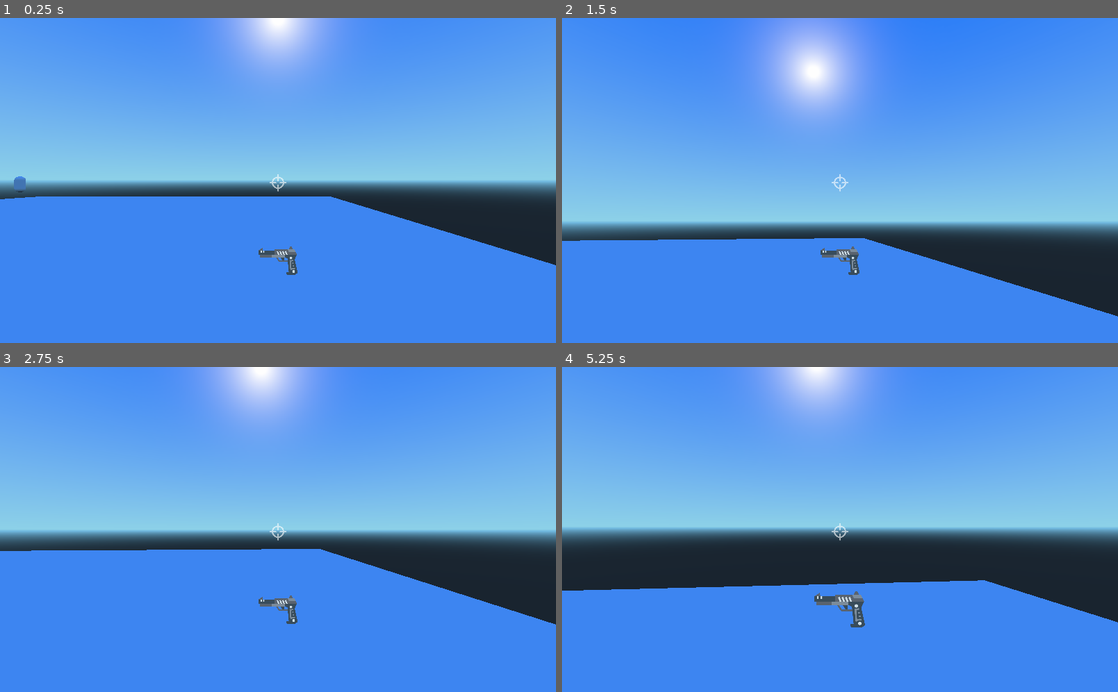
Above: before the commit, frames 1-4 (two rows, left to right).
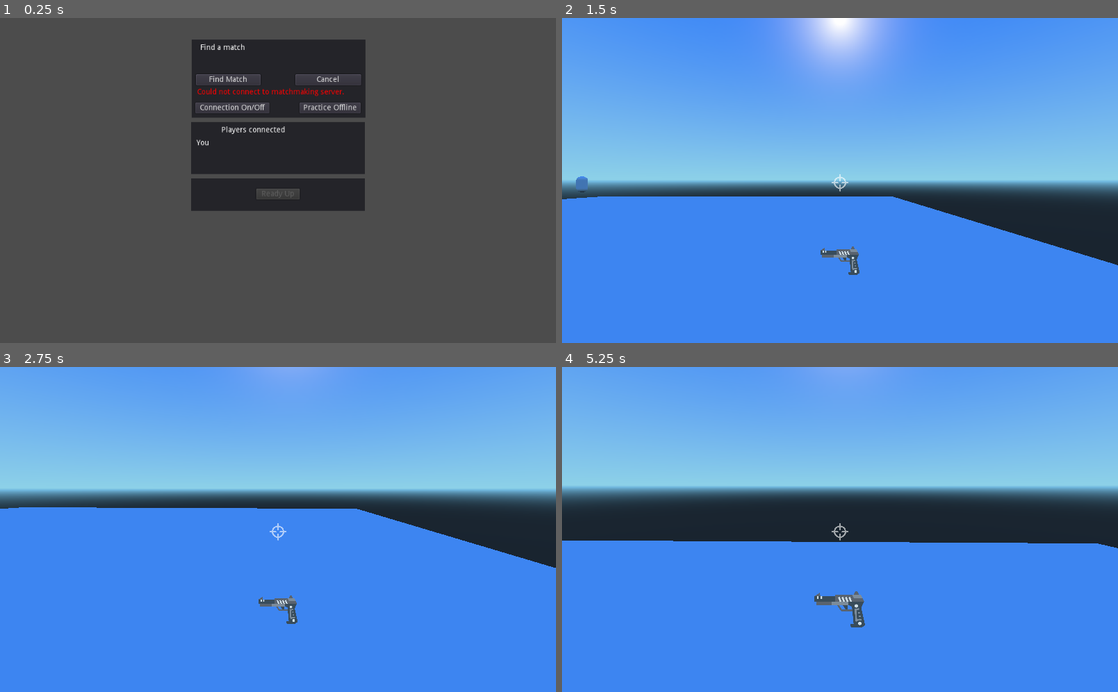
Above: after the commit, the same moments.

Repository: justinwash/duel-fps
Game: Godot game, scene res://game/game.tscn
Same seed, same stepped clock (60 frames per second), same inputs: the game is played once before the commit and once after it.
Inputs (mouse positions are in pixels of both pictures, inside the frame that each line leads up to):
- Up to frame 1 (0.25 s): no input
- Up to frame 2 (1.5 s): click (789, 79) at 0.5 s, where only the run after the commit has a clickable "Find Match"; click (890, 109) at 1.25 s, where only the run after the commit has a clickable "Practice Offline"
- Up to frame 3 (2.75 s): tap Enter at 2 s; move the mouse to (305, 529) at 2.02 s; hold W (move_forwards) from 2.03 s (still down); click (305, 529) at 2.1 s
- Up to frame 4 (5.25 s): keep holding W (move_forwards); move the mouse to (812, 529) at 2.77 s; click (812, 529) at 2.85 s; move the mouse to (851, 523) at 3.52 s; click (851, 523) at 3.6 s; move the mouse to (834, 536) at 4.27 s; click (834, 536) at 4.35 s; move the mouse to (878, 532) at 5.02 s; click (878, 532) at 5.1 s

The runs differ from the first frame. In frame 1, 100% of the frame differs, in the area x 0-100%, y 0-100%; in frame 2, 31%; in frame 3, 28%; in frame 4, 36%.

Commit message:
fix bad export, remove mac export

Diff:
--- a/game/game.tscn
+++ b/game/game.tscn
@@ -8,7 +8,6 @@
 [node name="Game" type="Node"]
 pause_mode = 2
 script = ExtResource( 5 )
-DEV_MODE = true
 
 [node name="Matchmaker" parent="." instance=ExtResource( 1 )]
 pause_mode = 2
Not shown, changed: export/osx/fps.osx.zip
Not shown, added: export/win/duel-fps.win.debug.exe
Not shown, changed: export/win/fps.win.debug.exe
